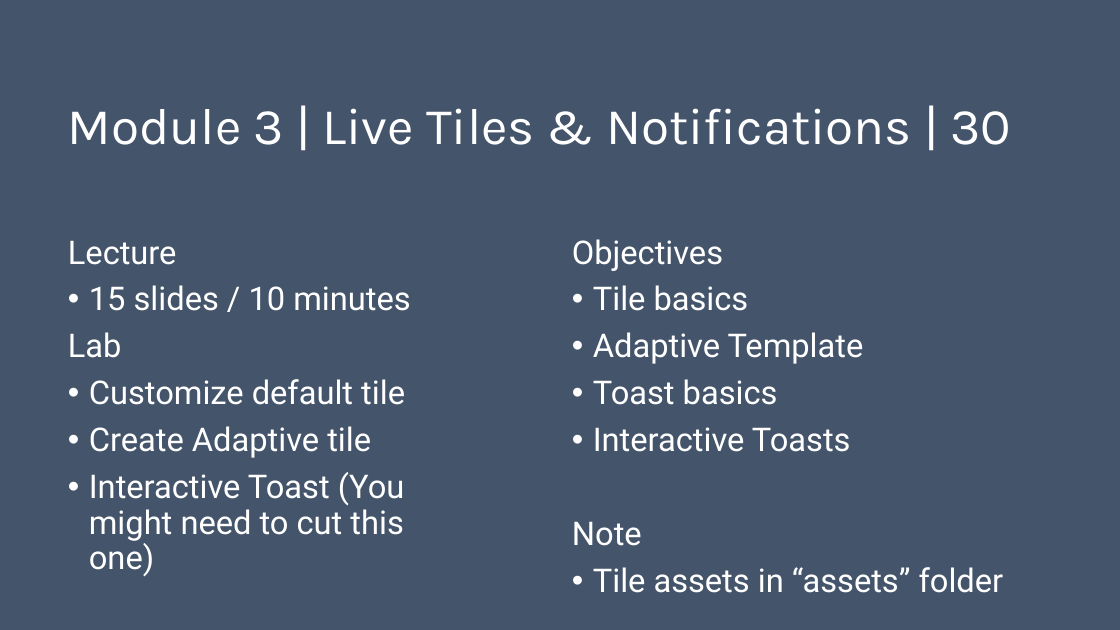
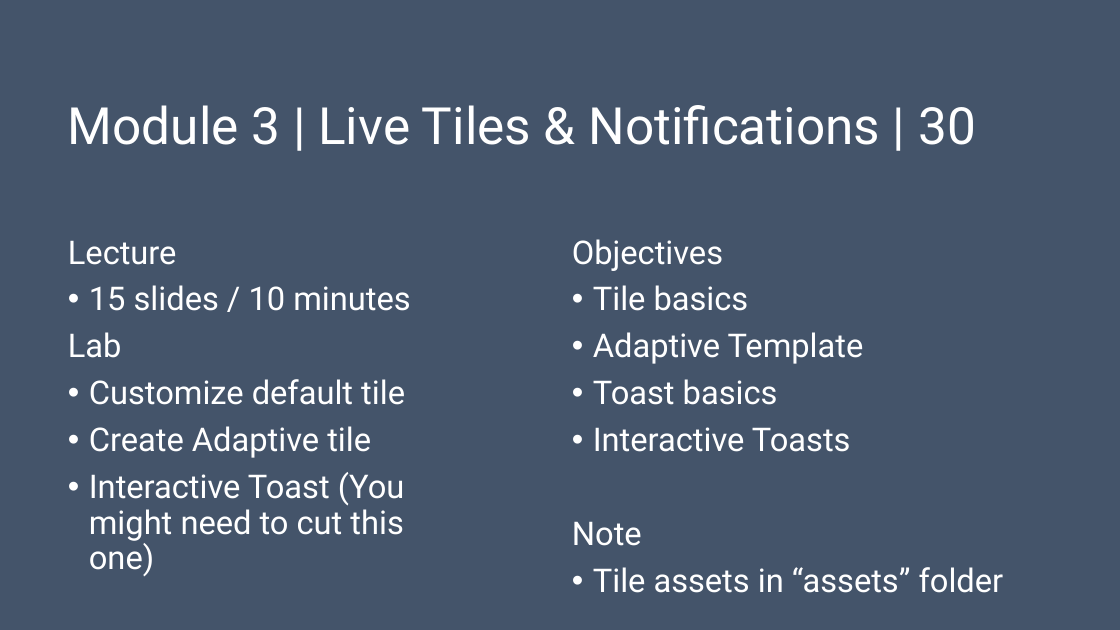
Before and after one commit to evangelism/WinDevWorkshop, a slide deck: slide 10 of 10.08.15.Train the Trainer.pptx. Drawn at 1120x630 pixels with LibreOffice and Linux fonts; fonts in the diff are those of the drawing. Boxes give left, top, right and bottom in pixels: in the first picture for what was removed or moved away, otherwise in the second. Text is boxed around its words. In the diff, an @@ line names an element or a change of style, - is before the commit and + after.

```diff
--- a/10.08.15.Train the Trainer.pptx
+++ b/10.08.15.Train the Trainer.pptx
@@ title "Module 3 | Live Tiles ..." at <box>68,105,976,145</box>: font Karla to Roboto @@
```
Also in this commit, not shown: 16 other slides changed.
